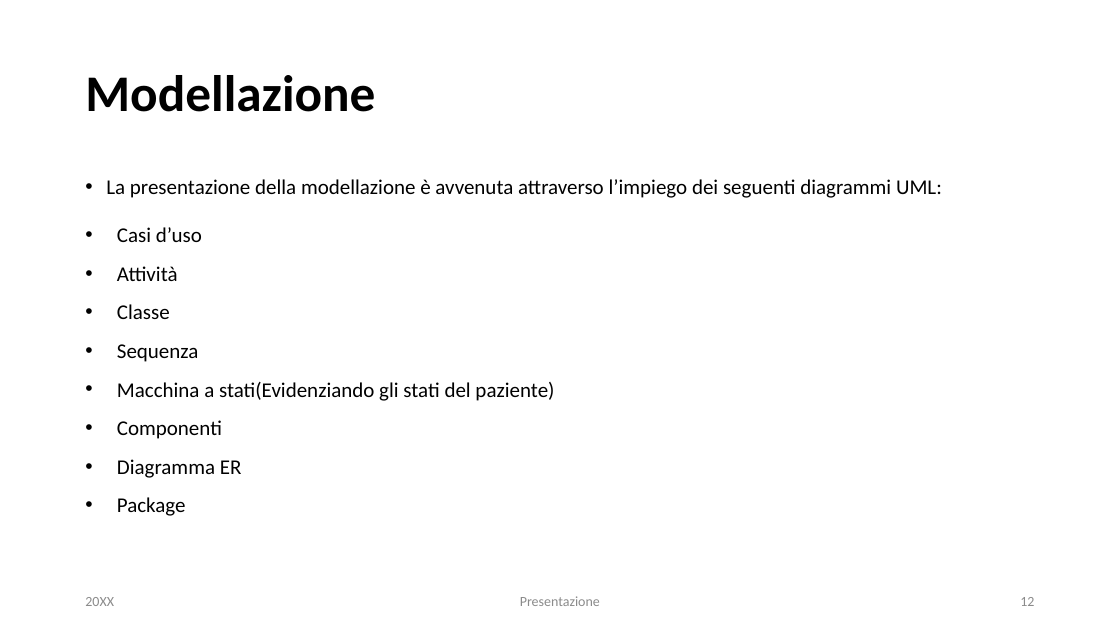
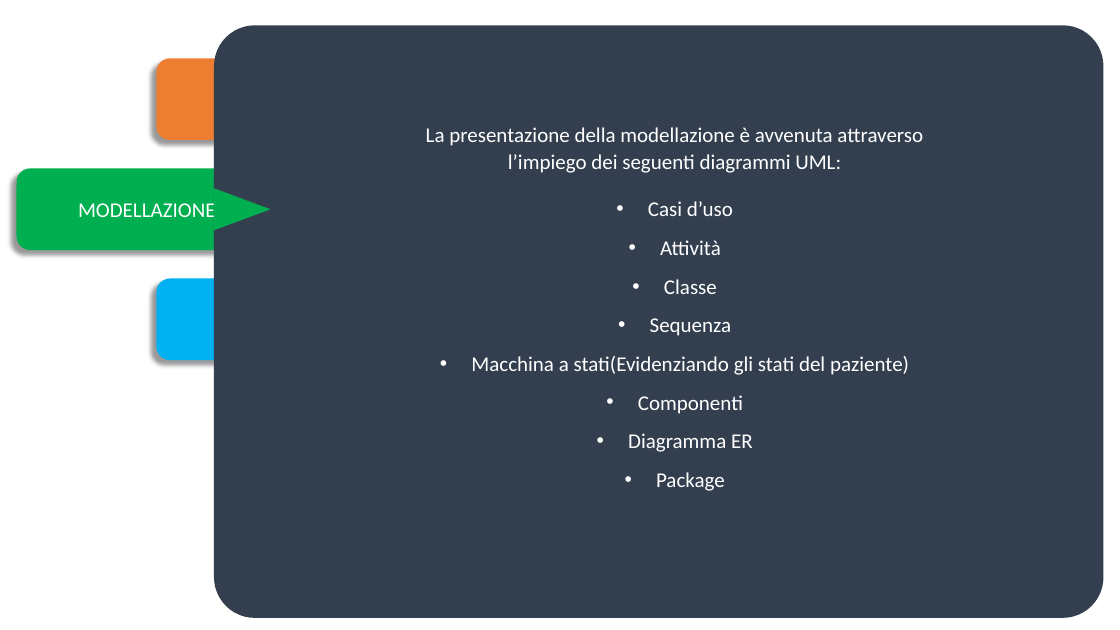
Before and after one commit to FilippoBolis/MED_Progetto_Ing_Software_23_24, a slide deck: slide 12 of MED/doc/Presentazione M.E.D.pptx. Drawn at 1120x630 pixels with LibreOffice and Linux fonts; fonts in the diff are those of the drawing. Boxes give left, top, right and bottom in pixels: in the first picture for what was removed or moved away, otherwise in the second. Text is boxed around its words. In the diff, an @@ line names an element or a change of style, - is before the commit and + after.

```diff
--- a/MED/doc/Presentazione M.E.D.pptx
+++ b/MED/doc/Presentazione M.E.D.pptx
@@ rounded rectangle added at <box>214,25,1104,618</box>, fill #333F50 @@
@@ rounded rectangle added at <box>156,58,398,139</box>, fill #ED7D31 @@
@@ text "La presentazione della modellazione è ...": place and size @@
-text "La presentazione della modellazione è ..." at <box>106,179,942,516</box>
+text "La presentazione della modellazione è ..." at <box>426,127,923,491</box>
@@ text "La presentazione della modellazione è ..." at <box>426,127,923,491</box>: text colour #000000 to #FFFFFF; alignment left to centre; bullet • to none @@
@@ rounded rectangle "MODELLAZIONE": place and size @@
-rounded rectangle "MODELLAZIONE" at <box>85,75,375,112</box>
+rounded rectangle "MODELLAZIONE" at <box>17,169,259,250</box>
@@ rounded rectangle "MODELLAZIONE" at <box>17,169,259,250</box>: fill none to #00B050; shadow on @@
@@ text in rounded rectangle at <box>78,203,216,217</box>: text changed; size 44 to 18 pt; text colour #000000 to #FFFFFF; bold off @@
-Modellazione
+MODELLAZIONE
@@ triangle added at <box>214,189,270,231</box>, fill #00B050 @@
@@ rounded rectangle added at <box>156,279,398,360</box>, fill #00B0F0 @@
@@ text removed at <box>85,597,114,606</box> @@
-20XX
@@ text removed at <box>520,596,600,606</box> @@
-Presentazione
@@ page number removed at <box>1020,597,1034,606</box> @@
-12
```
Also in this commit, not shown: 12 other slides changed.
